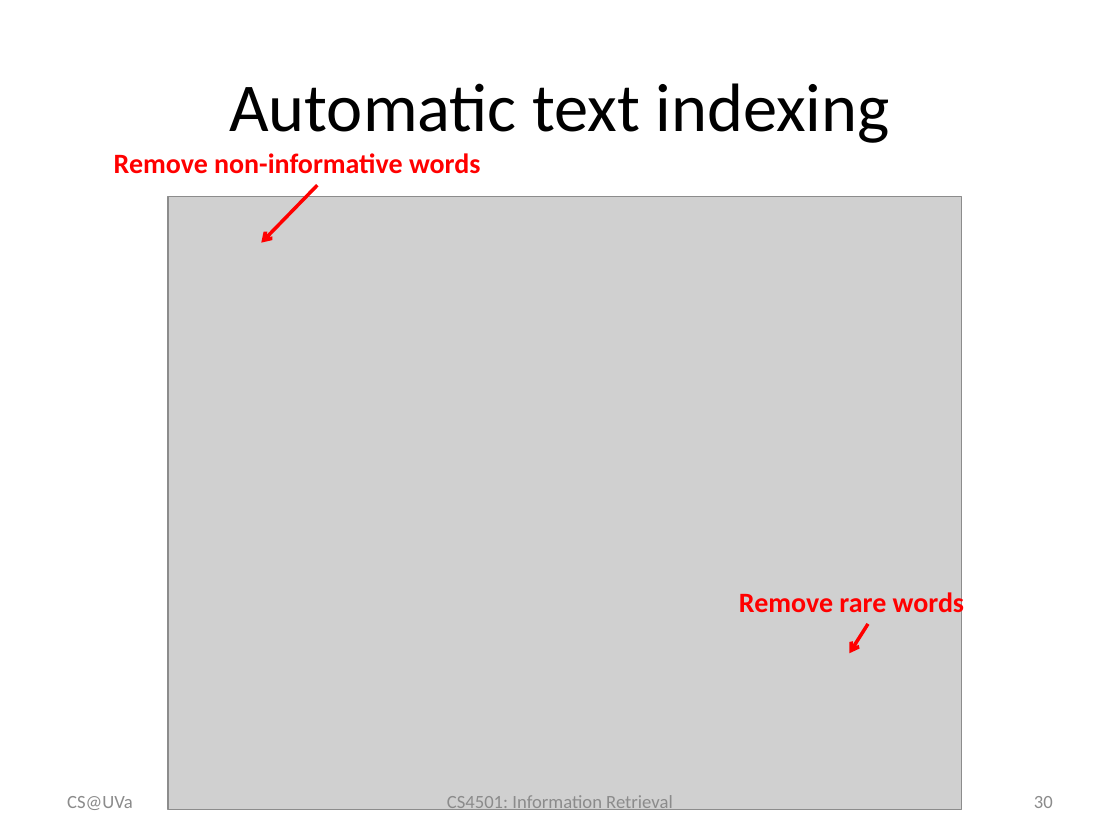
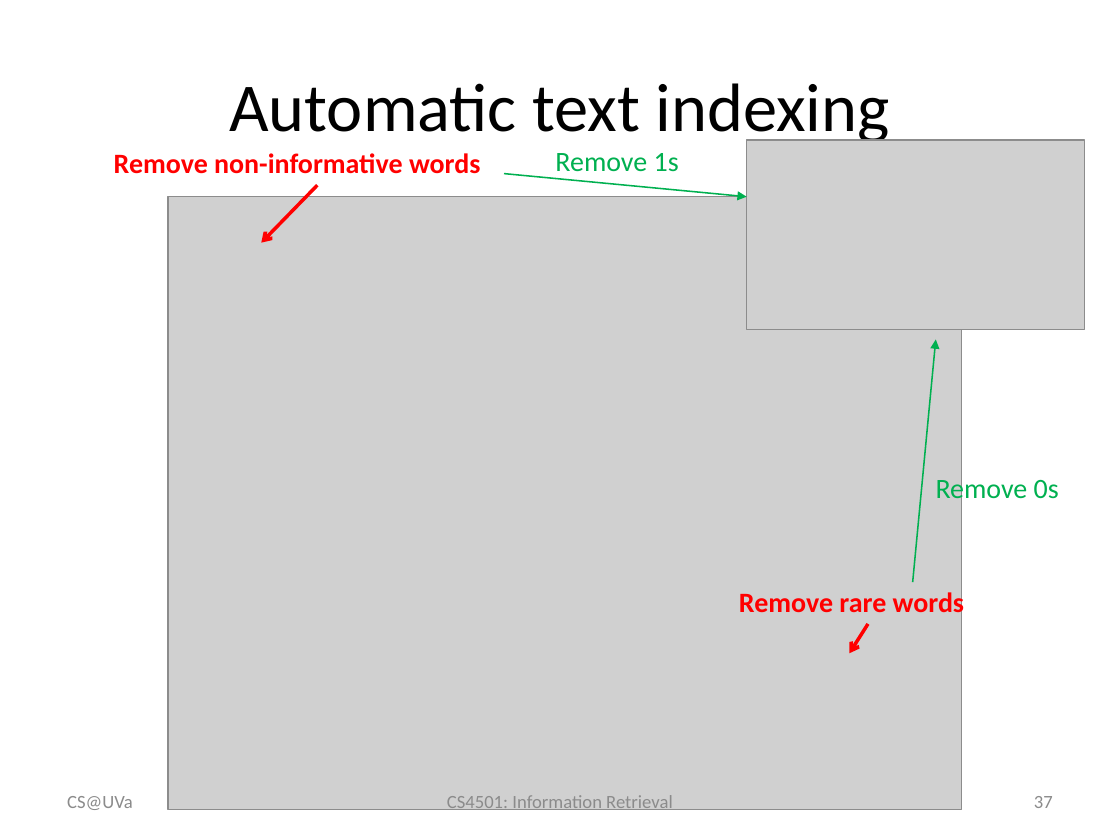
Before and after one commit to wang296/IR2015, a slide deck: slide 37 of docs/Crawler and Text Analysis.pptx (slide 30 before the commit). Drawn at 1120x840 pixels with LibreOffice and Linux fonts; fonts in the diff are those of the drawing; grey boxes stand for pictures. Boxes give left, top, right and bottom in pixels: in the first picture for what was removed or moved away, otherwise in the second. Text is boxed around its words. In the diff, an @@ line names an element or a change of style, - is before the commit and + after.

Commit message:
inverted index

```diff
--- a/docs/Crawler and Text Analysis.pptx
+++ b/docs/Crawler and Text Analysis.pptx
@@ picture added at (747,140,1085,329) @@
@@ arrow added from (504, 174) to (747, 197), #00B050 1 pt @@
@@ text added at (555,153,679,172), 18 pt, text #00B050 @@
+Remove 1s
@@ arrow added from (913, 582) to (936, 339), #00B050 1 pt @@
@@ text added at (936,475,1059,505), 18 pt, text #00B050 @@
+Remove 0s
@@ page number at (1034,796,1053,808): text changed @@
-30
+37
```
Also in this commit, not shown: 1 other slide changed, 7 slides added, 4 other files.
